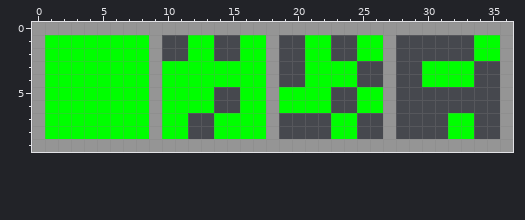
Pixel-art sprite -- res/sprites/block.png. Above: the version before the commit.
The file is 74x20 pixels, drawn in blocks of 2x2; one block is one cell here.
The result:
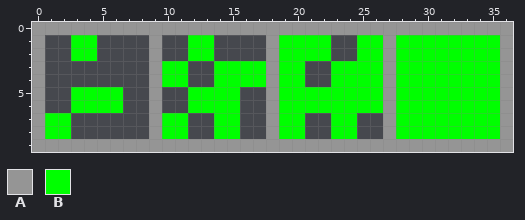
Palette (. is transparent): A #959595  B #00ff00
The edit:
{"y":1,"x":1,"old":"BB","new":".."}
{"y":1,"x":5,"old":"BBBB","new":"...."}
{"y":1,"x":16,"old":"BB","new":".."}
{"y":1,"x":19,"old":"..","new":"BB"}
{"y":1,"x":28,"old":"......","new":"BBBBBB"}
{"y":2,"x":1,"old":"BB","new":".."}
{"y":2,"x":5,"old":"BBBB","new":"...."}
{"y":2,"x":16,"old":"BB","new":".."}
{"y":2,"x":19,"old":"..","new":"BB"}
{"y":2,"x":28,"old":"......","new":"BBBBBB"}
{"y":3,"x":1,"old":"BBBBBBBB","new":"........"}
{"y":3,"x":12,"old":"BB","new":".."}
{"y":3,"x":19,"old":"..BB","new":"BB.."}
{"y":3,"x":25,"old":"..","new":"BB"}
{"y":3,"x":28,"old":"..","new":"BB"}
{"y":3,"x":34,"old":"..","new":"BB"}
{"y":4,"x":1,"old":"BBBBBBBB","new":"........"}
{"y":4,"x":12,"old":"BB","new":".."}
{"y":4,"x":19,"old":"..BB","new":"BB.."}
{"y":4,"x":25,"old":"..","new":"BB"}
{"y":4,"x":28,"old":"..","new":"BB"}
{"y":4,"x":34,"old":"..","new":"BB"}
{"y":5,"x":1,"old":"BB","new":".."}
{"y":5,"x":7,"old":"BB","new":".."}
{"y":5,"x":10,"old":"BB","new":".."}
{"y":5,"x":14,"old":"..BB","new":"BB.."}
{"y":5,"x":23,"old":"..","new":"BB"}
{"y":5,"x":28,"old":"........","new":"BBBBBBBB"}
{"y":6,"x":1,"old":"BB","new":".."}
{"y":6,"x":7,"old":"BB","new":".."}
{"y":6,"x":10,"old":"BB","new":".."}
{"y":6,"x":14,"old":"..BB","new":"BB.."}
{"y":6,"x":23,"old":"..","new":"BB"}
{"y":6,"x":28,"old":"........","new":"BBBBBBBB"}
{"y":7,"x":3,"old":"BBBBBB","new":"......"}
{"y":7,"x":16,"old":"BB","new":".."}
{"y":7,"x":19,"old":"..","new":"BB"}
{"y":7,"x":28,"old":"....","new":"BBBB"}
{"y":7,"x":34,"old":"..","new":"BB"}
{"y":8,"x":3,"old":"BBBBBB","new":"......"}
{"y":8,"x":16,"old":"BB","new":".."}
{"y":8,"x":19,"old":"..","new":"BB"}
{"y":8,"x":28,"old":"....","new":"BBBB"}
{"y":8,"x":34,"old":"..","new":"BB"}
